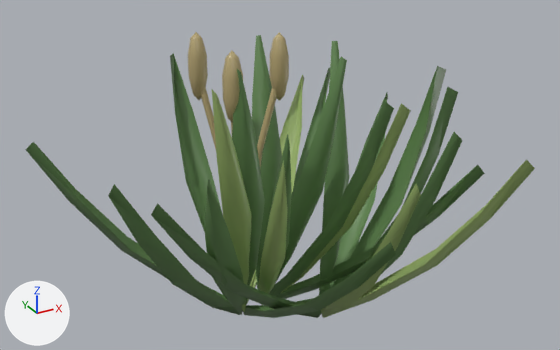
A saved change to the glTF model assets/generated/grass_tuft_spring.glb.
Before and after are seen from a 50 mm lens placed at (-1.263, -2.146, 1.662), pointed at (-0.092, -0.016, 0.597). The axes (+X, +Y, +Z) are drawn at lower left. The lights are the same throughout. The picture after the commit comes second.

Names of what the first picture shows: 'grass_tuft_spring'.
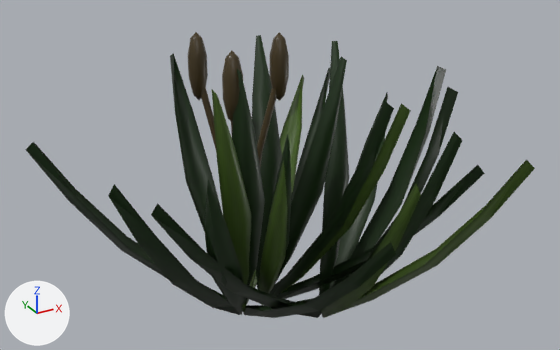
The edits, one by one:
Picture 'GrassBlade_spring_Grass_|_seed_heads' (img_grassblade_spring_grass___seed_heads) is new.
Picture 'GrassBlade_spring_Grass_|_deep_blades' (img_grassblade_spring_grass___deep_blades) is new.
Picture 'GrassBlade_spring_Grass_|_sunlit_blades' (img_grassblade_spring_grass___sunlit_blades) is new.
In material 'Grass | sunlit blades | spring' (mat_grass___sunlit_blades___spring), base_color is no longer (0.34, 0.47, 0.16), green #9eb66f.
In material 'Grass | sunlit blades | spring' (mat_grass___sunlit_blades___spring), texture is now set to img_grassblade_spring_grass___sunlit_blades.
In material 'Grass | deep blades | spring' (mat_grass___deep_blades___spring), base_color is no longer (0.12, 0.24, 0.08), green #618650.
In material 'Grass | deep blades | spring' (mat_grass___deep_blades___spring), texture is now set to img_grassblade_spring_grass___deep_blades.
In material 'Grass | seed heads | spring' (mat_grass___seed_heads___spring), base_color is no longer (0.47, 0.38, 0.18), beige #b6a676.
In material 'Grass | seed heads | spring' (mat_grass___seed_heads___spring), texture is now set to img_grassblade_spring_grass___seed_heads.

Boxes [x1, y1, x2, y2] around the edits, measured in the pictures (560 x 350 px):
'grass_tuft_spring', surface changed (darker): [26, 32, 535, 318] in both
